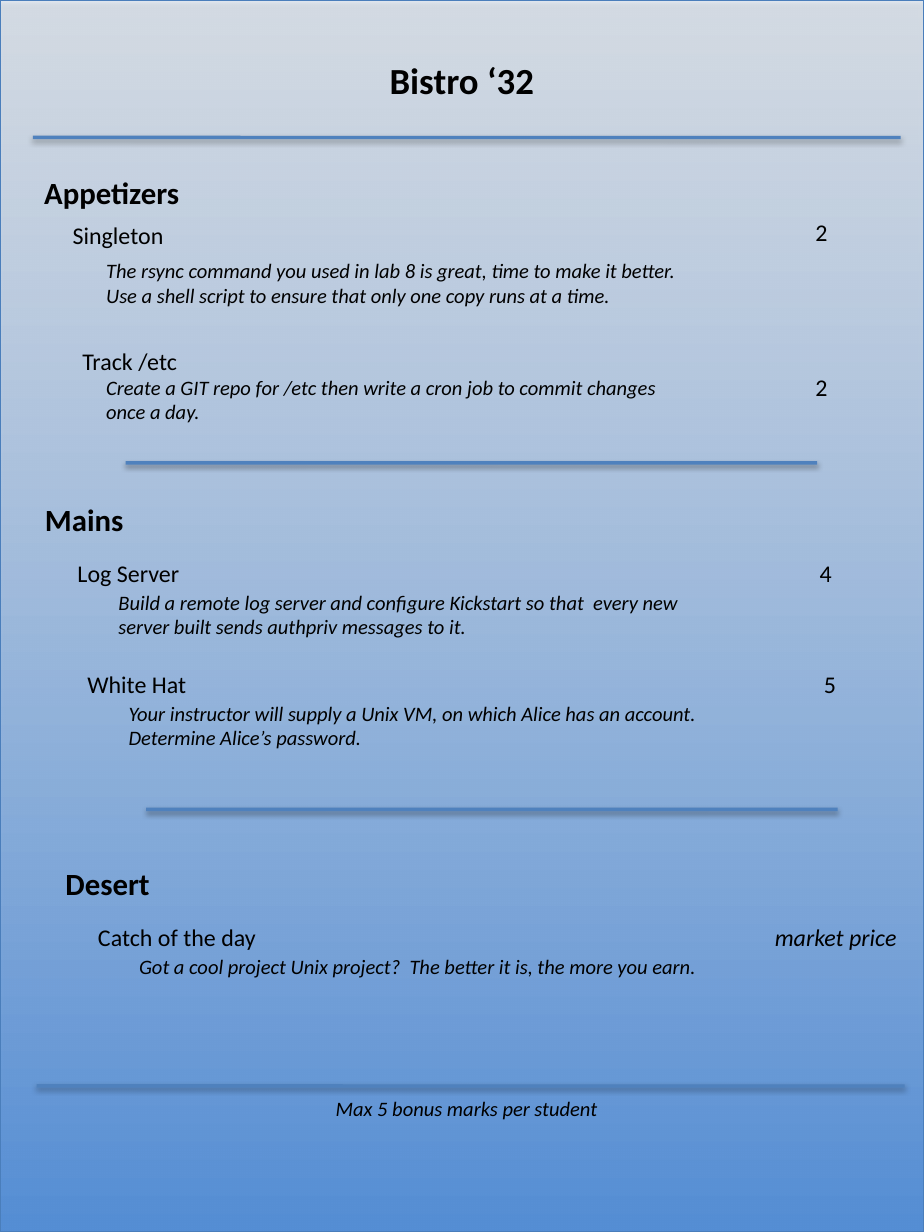
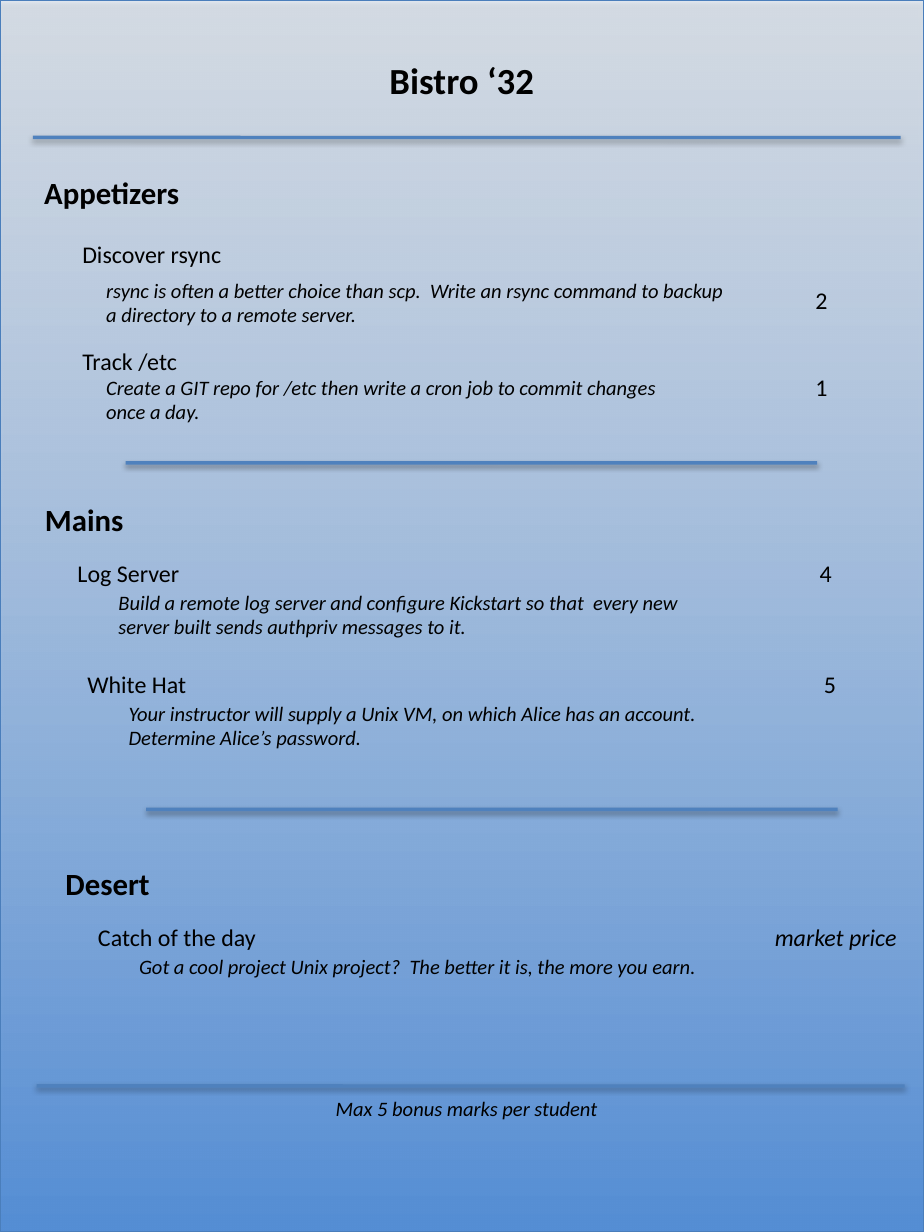
Before and after one commit to profjamesmohawk/LinSec, a slide deck: slide 1 of Bistro/menu.pptx. Drawn at 924x1232 pixels with LibreOffice and Linux fonts; fonts in the diff are those of the drawing. Boxes give left, top, right and bottom in pixels: in the first picture for what was removed or moved away, otherwise in the second. Text is boxed around its words. In the diff, an @@ line names an element or a change of style, - is before the commit and + after.

```diff
--- a/Bistro/menu.pptx
+++ b/Bistro/menu.pptx
@@ text removed at [73, 227, 164, 248] @@
-Singleton
@@ text added at [82, 246, 221, 267], 14 pt, text #000000 @@
+Discover rsync
@@ text at [106, 283, 723, 326]: text changed @@
-The rsync command you used in lab 8 is great, time to make it better. Use a shell script to ensure that only one copy runs at a time.
+rsync is often a better choice than scp. Write an rsync command to backup a directory to a remote server.
@@ text "2": place and size @@
-text "2" at [815, 225, 827, 241]
+text "2" at [815, 293, 827, 309]
@@ text at [815, 380, 827, 396]: text changed @@
-2
+1
```
Also in this commit, not shown: 3 other files.
